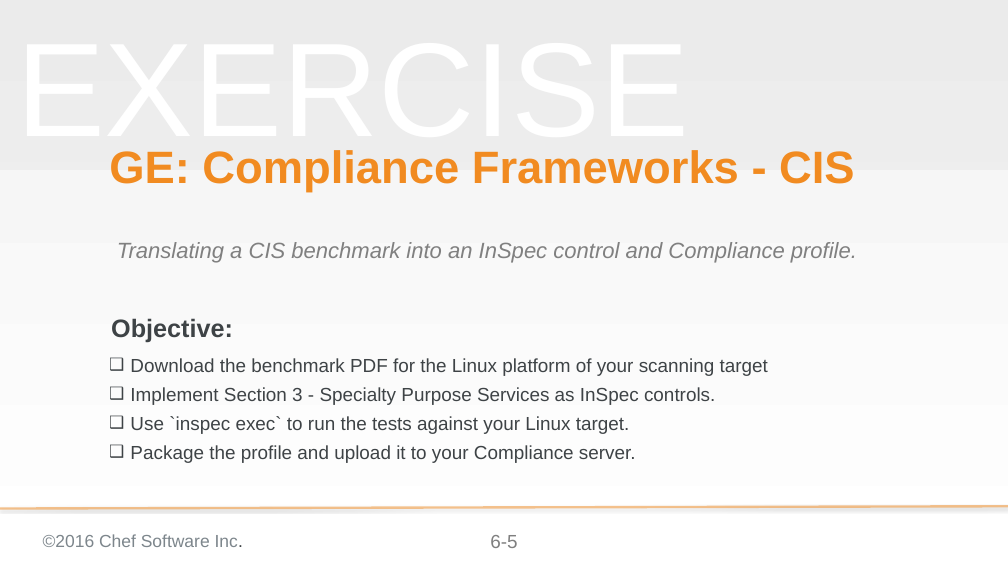
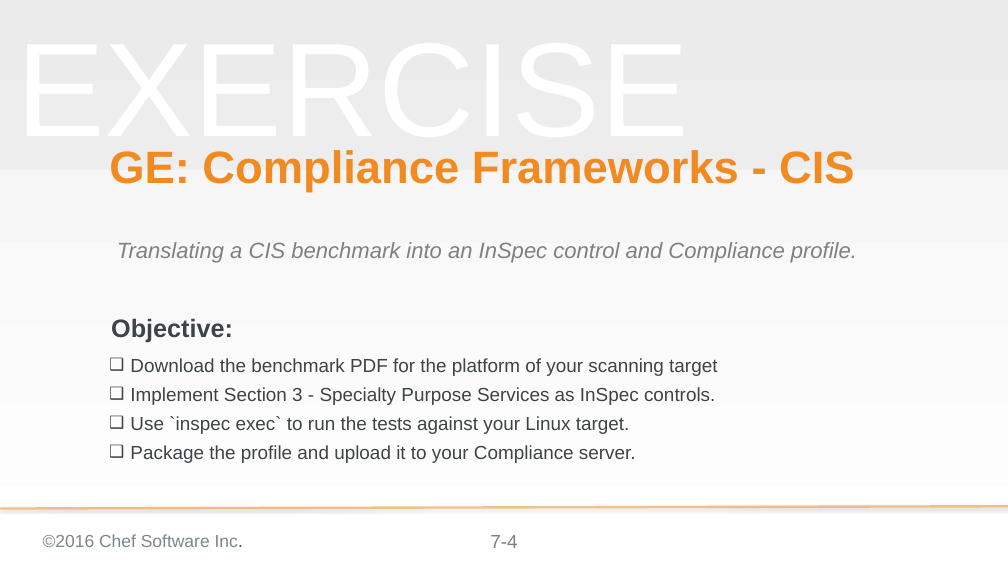
Before and after one commit to bchamby/chef-compliance-installation-configuration-operation, a slide deck: slide 4 of 07-compliance-frameworks-inspec.pptx (slide 5 before the commit). Drawn at 1008x567 pixels with LibreOffice and Linux fonts; fonts in the diff are those of the drawing; background and template pictures are left out. Boxes give left, top, right and bottom in pixels: in the first picture for what was removed or moved away, otherwise in the second. Text is boxed around its words. In the diff, an @@ line names an element or a change of style, - is before the commit and + after.

```diff
--- a/07-compliance-frameworks-inspec.pptx
+++ b/07-compliance-frameworks-inspec.pptx
@@ text at (x1=130, y1=358, x2=717, y2=376): text changed @@
-❑ Download the benchmark PDF for the Linux platform of your scanning target
+❑ Download the benchmark PDF for the platform of your scanning target
@@ page number at (x1=490, y1=535, x2=517, y2=548): text changed @@
-6-5
+7-4
```
Also in this commit, not shown: 7 other slides changed, 13 slides added, 2 slides removed.
